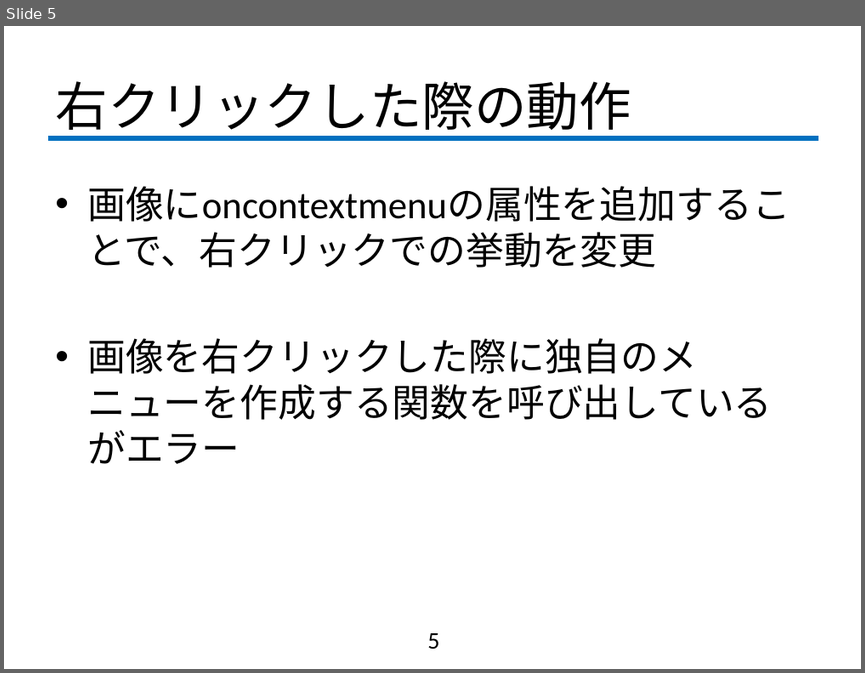
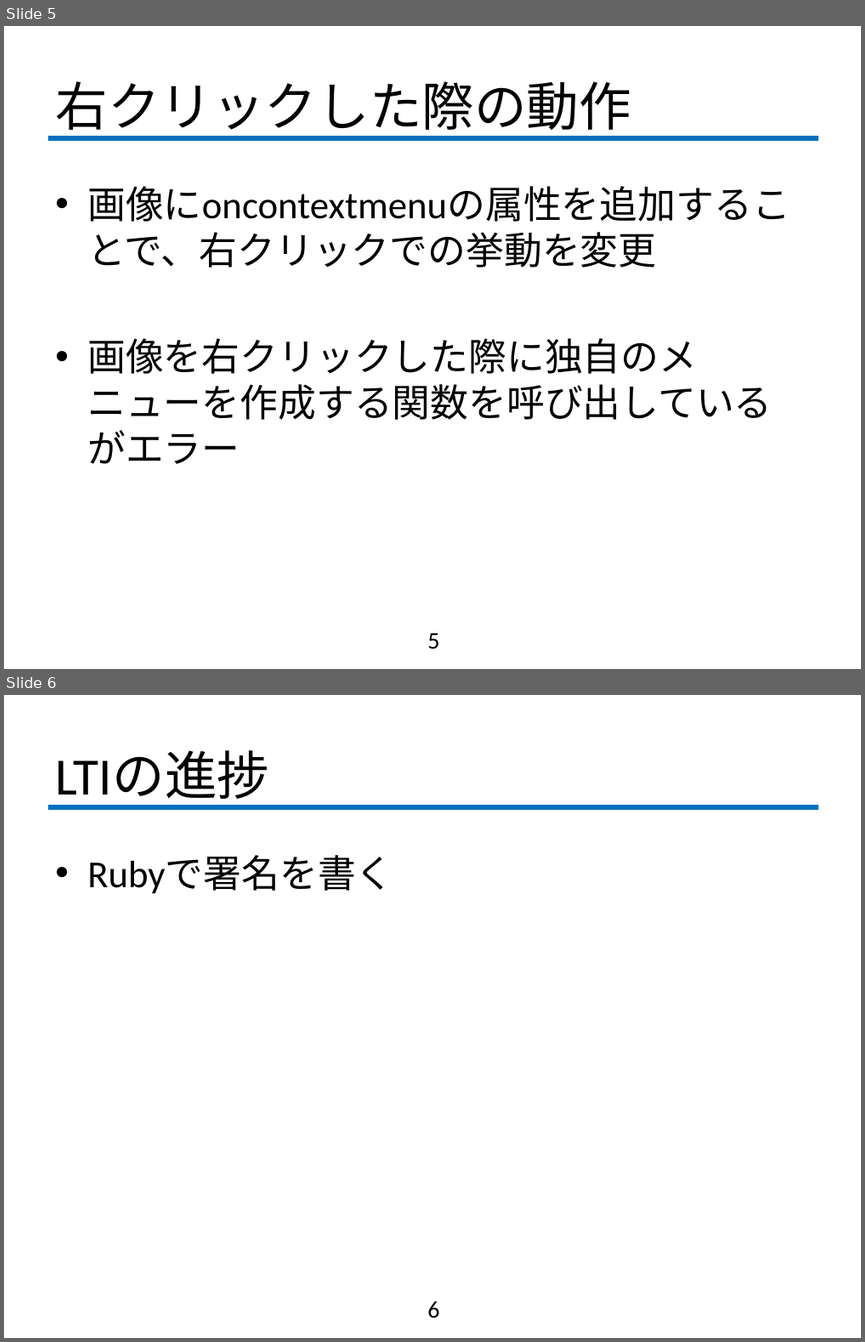
Before and after one commit to fujiLabo/fuji_simu, a slide deck: 1015進捗.pptx. Shown one above the other, each under a label of ours: slide 5 before the commit, slides 5 and 6 after it. The pictures are 865x673 and 865x1342 pixels, drawn with LibreOffice and Linux fonts; fonts in the diff are those of the drawing; background and template pictures are left out. Boxes give left, top, right and bottom in pixels: in the first picture for what was removed or moved away, otherwise in the second. Text is boxed around its words. In the diff, an @@ line names an element or a change of style, - is before the commit and + after.

Commit message:
署名コード制作完了 タイムスタンプチェック機能追加

```diff
--- a/1015進捗.pptx
+++ b/1015進捗.pptx
@@ slide 6 added at [4,695,861,1338], background #FFFFFF; not listed: 1 template element that a slide beside it also shows @@
@@ title added at [55,751,269,807], 44 pt, text #000000 @@
+LTIの進捗
@@ text added at [87,856,393,894], 32 pt, text #000000 @@
+• Rubyで署名を書く
@@ page number added at [427,1301,439,1318], 20 pt, text #000000 @@
+6
```
Also in this commit, not shown: 2 slides changed, 5 other slides added, 2 other files.
